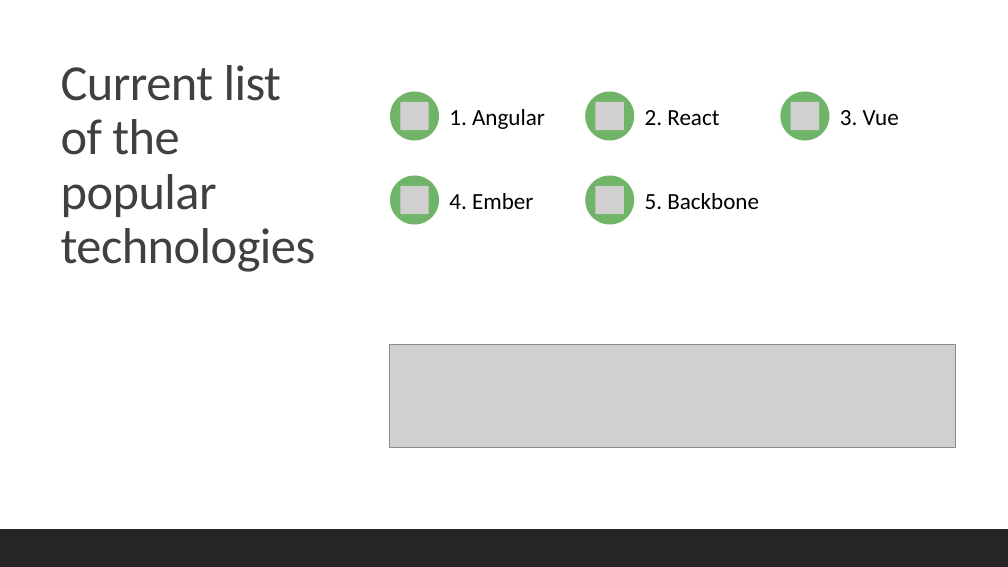
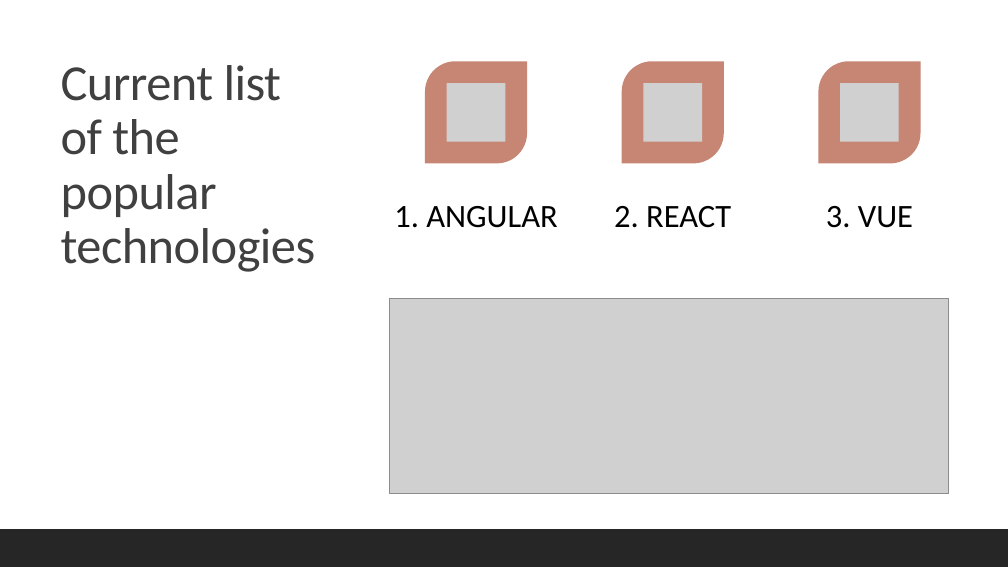
Before and after one commit to the-homeless-god/Profile, a slide deck: slide 3 of Presentations/Svelte framework.pptx. Drawn at 1008x567 pixels with LibreOffice and Linux fonts; fonts in the diff are those of the drawing; grey boxes stand for pictures. Boxes give left, top, right and bottom in pixels: in the first picture for what was removed or moved away, otherwise in the second. Text is boxed around its words. In the diff, an @@ line names an element or a change of style, - is before the commit and + after.

```diff
--- a/Presentations/Svelte framework.pptx
+++ b/Presentations/Svelte framework.pptx
@@ group added at (425, 61, 921, 163): 3 round diag rects, 3 pictures @@
@@ vertical alignment middle to top in 3 elements at (826, 206, 913, 228), (614, 206, 731, 228), (394, 206, 557, 228) @@
@@ text at (394, 206, 557, 228): text changed; size 22 to 31 pt @@
-1. Angular
+1. ANGULAR
@@ text at (614, 206, 731, 228): text changed; size 22 to 31 pt @@
-2. React
+2. REACT
@@ group removed at (390, 91, 830, 225): 5 ellipses, 5 pictures, 2 texts @@
-4. Ember
-5. Backbone
@@ text at (826, 206, 913, 228): text changed; size 22 to 31 pt @@
-3. Vue
+3. VUE
@@ picture: place and size @@
-picture at (389, 345, 956, 448)
+picture at (389, 299, 948, 494)
```
Also in this commit, not shown: 7 other slides changed, 16 slides added, 4 slides removed.
